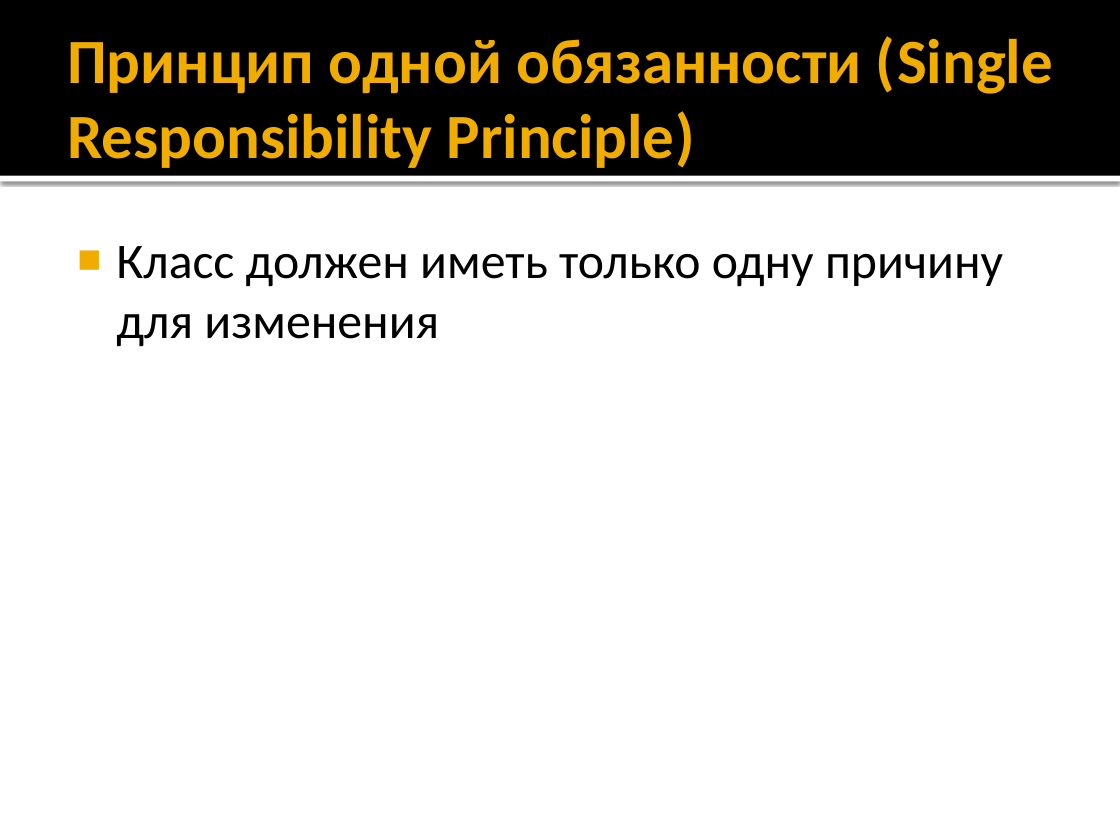
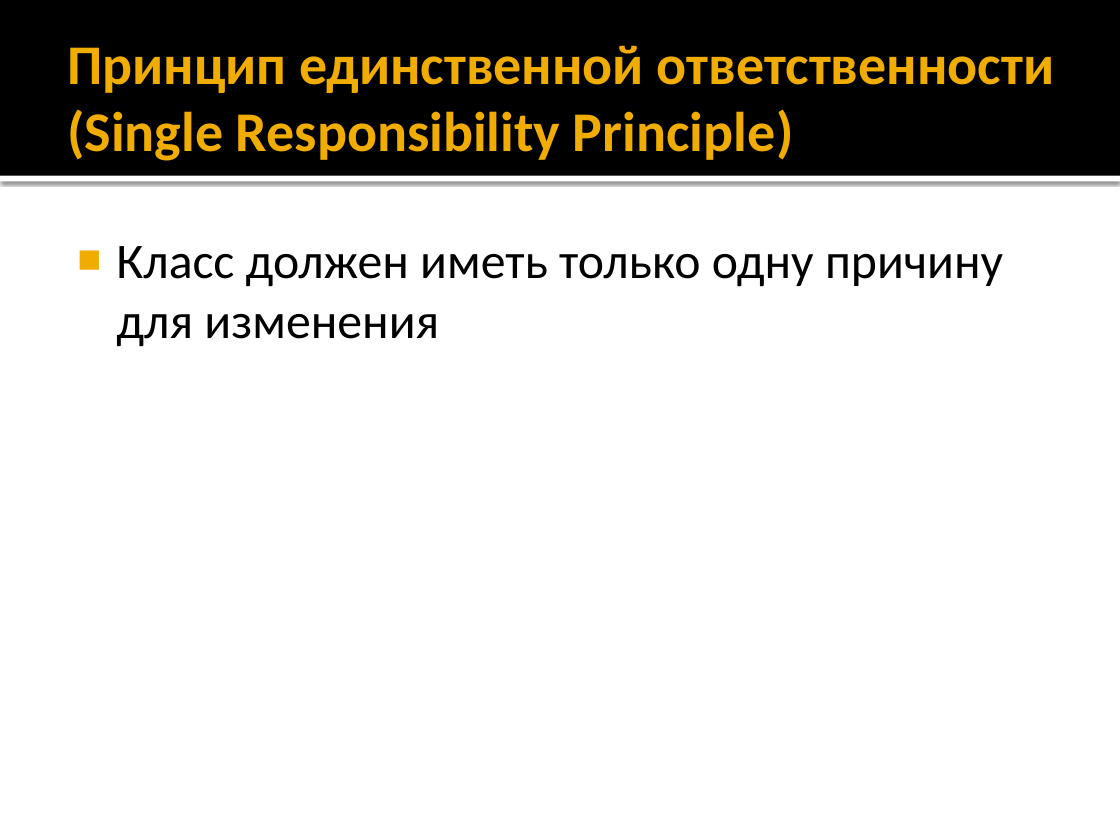
Before and after one commit to iv-sergius/ood, a slide deck: slide 26 of lectures/09.iterator/iterator.pptx. Drawn at 1120x840 pixels with LibreOffice and Linux fonts; fonts in the diff are those of the drawing. Boxes give left, top, right and bottom in pixels: in the first picture for what was removed or moved away, otherwise in the second. Text is boxed around its words. In the diff, an @@ line names an element or a change of style, - is before the commit and + after.

```diff
--- a/lectures/09.iterator/iterator.pptx
+++ b/lectures/09.iterator/iterator.pptx
@@ title at [67,45,1054,161]: text changed; size 40.5 to 36 pt @@
-Принцип одной обязанности (Single Responsibility Principle)
+Принцип единственной ответственности (Single Responsibility Principle)
```
Also in this commit, not shown: 3 other files.
